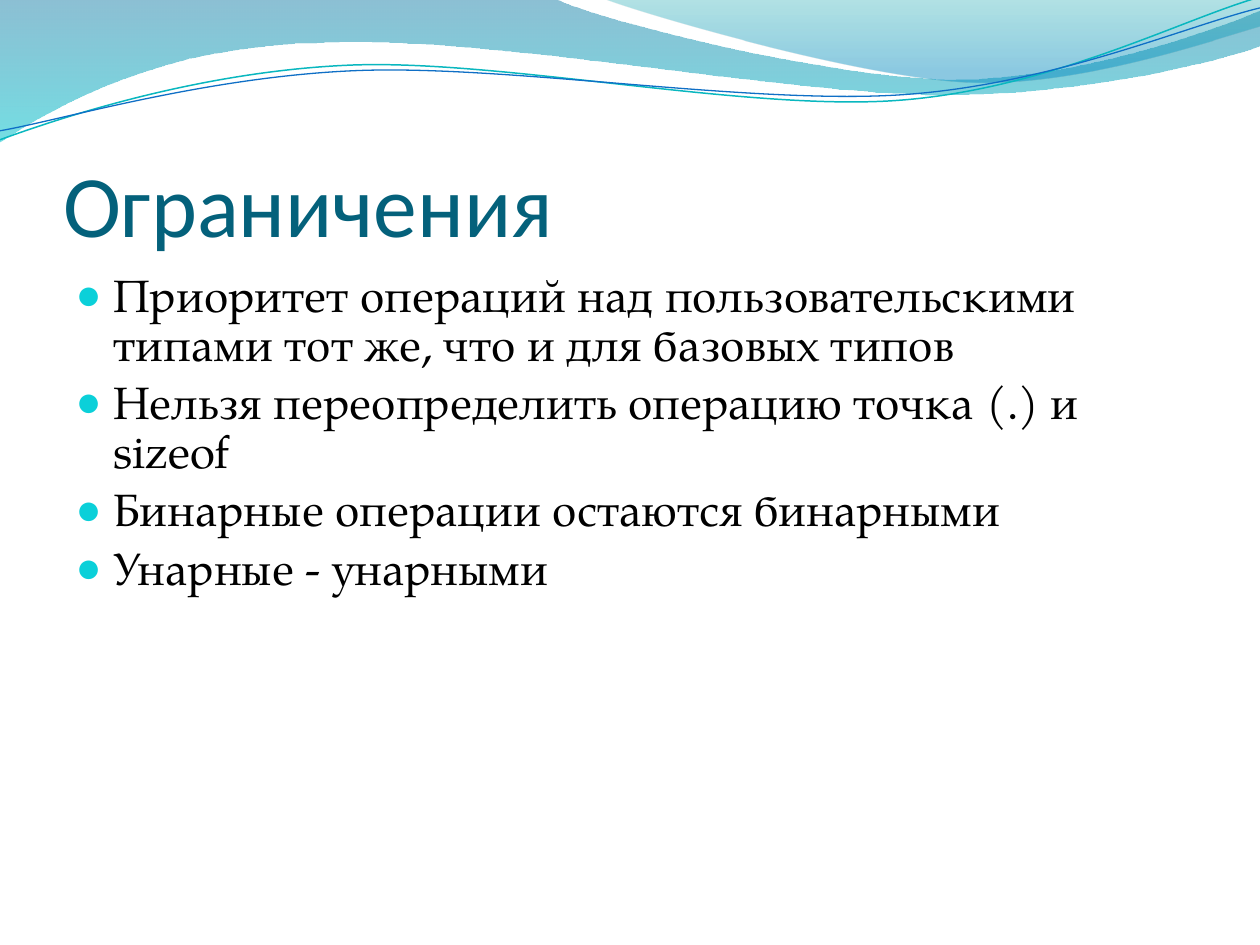
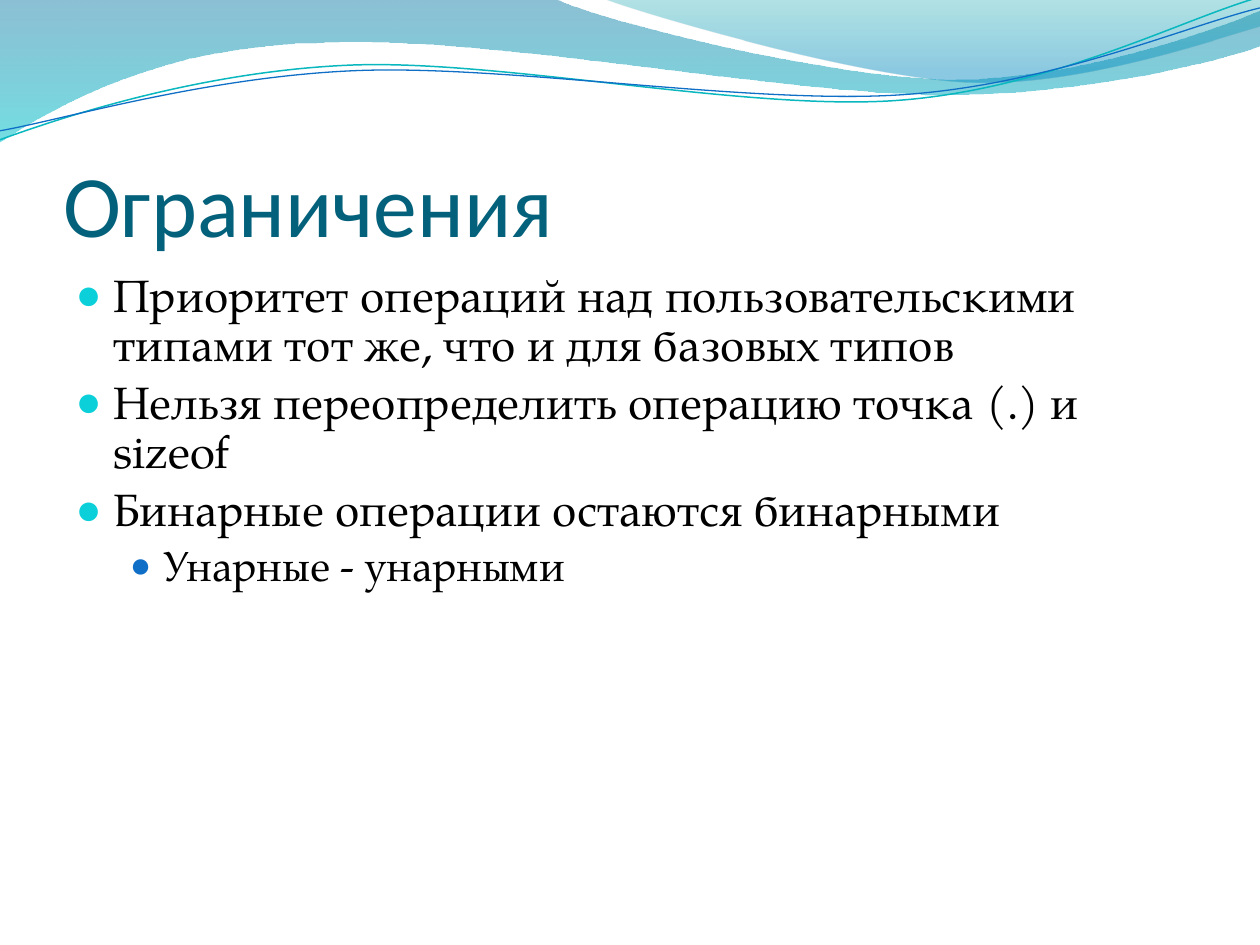
Before and after one commit to alexey-malov/oop, a slide deck: slide 9 of lectures/04/Дружественные функции и классы. Перегрузка операций.pptx. Drawn at 1260x945 pixels with LibreOffice and Linux fonts; fonts in the diff are those of the drawing; background and template pictures are left out. Boxes give left, top, right and bottom in pixels: in the first picture for what was removed or moved away, otherwise in the second. Text is boxed around its words. In the diff, an @@ line names an element or a change of style, - is before the commit and + after.

```diff
--- a/lectures/04/Дружественные функции и классы. Перегрузка операций.pptx
+++ b/lectures/04/Дружественные функции и классы. Перегрузка операций.pptx
@@ text at <box>164,551,564,592</box>: size 26 to 24 pt in "Унарные - унарными"; list level 1 to 2 in "Унарные - унарными"; bullet colour #0BD0D9 to #0F6FC6 @@
```
Also in this commit, not shown: 2 other slides changed.
